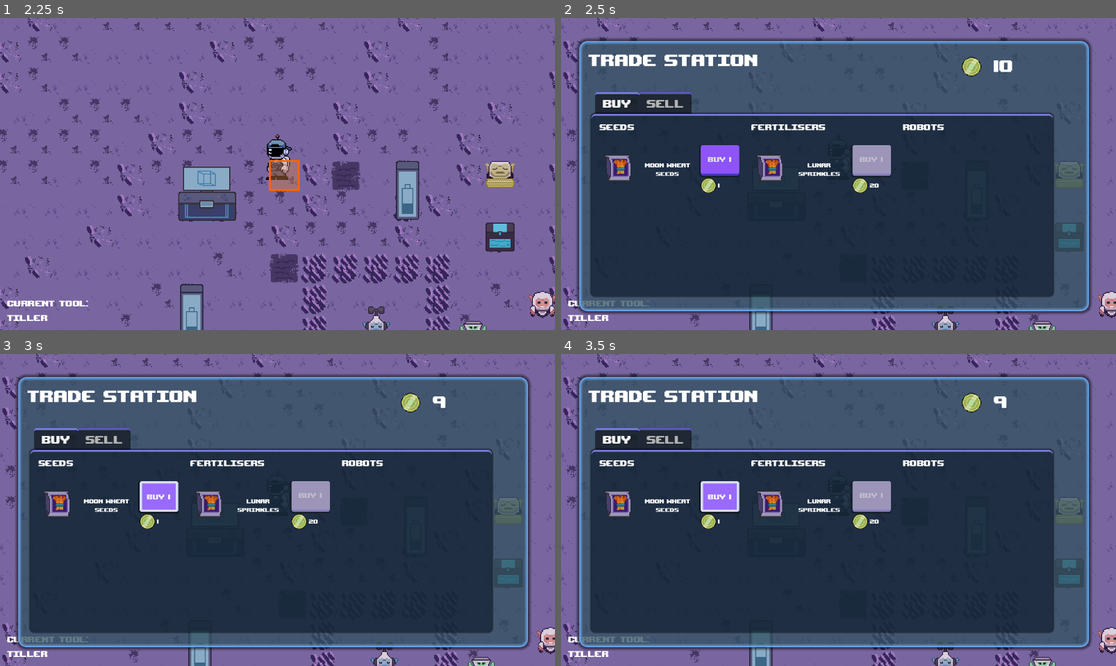
Above: before the commit, frames 1-4 (two rows, left to right).
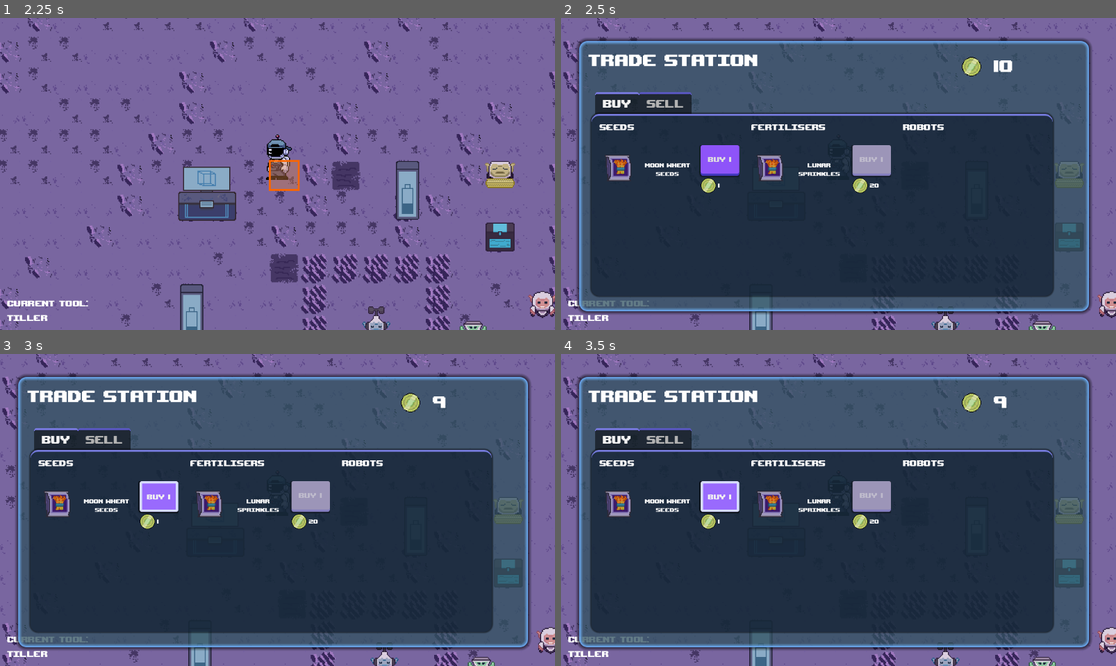
Above: after the commit, the same moments.

Repository: DevFTB/Moonbeam-Meadows
Game: Godot game, scene res://Level/moon.tscn
The game is run twice, just before and just after one commit, with the same random seed, the same clock (stepped at 60 frames per second) and the same inputs.
Inputs (mouse positions are in pixels of both pictures, inside the frame that each line leads up to):
- Up to frame 1 (2.25 s): tap Enter at 0.5 s; move the mouse to (249, 236) at 0.52 s; hold W (move_up) 0.53-1.25 s; hold E (interact) 0.53-1.25 s; click (249, 236) at 0.67 s; drag from (444, 220) to (166, 317) at 1.27 s; tap Space at 2 s; move the mouse to (111, 127) at 2.02 s; hold A (move_left) from 2.03 s (still down); hold F (pickup) from 2.03 s (still down)
- Up to frame 2 (2.5 s): keep holding A (move_left); keep holding F (pickup); tap E (interact) at 2.3 s
- Up to frame 3 (3 s): release A (move_left) at 2.75 s; release F (pickup) at 2.75 s; click "Buy 1" at 2.75 s
- Up to frame 4 (3.5 s): no input

Frame 1 is identical in both runs. In frame 2, less than 0.1% of the frame differs, in the area x 5-89%, y 30-90%; in frame 3, less than 0.1%; in frame 4, less than 0.1%.

Commit message:
improved ui

Diff:
--- a/GUI/InventoryButtonList.gd
+++ b/GUI/InventoryButtonList.gd
@@ -1,8 +1,9 @@
 extends VBoxContainer
 
 @export var inventory : InventoryComponent
+@export var interactable = true
+var list_tile_scene = preload("res://GUI/item_list_button_tile.tscn")
 
-var list_tile_scene = preload("res://GUI/item_list_button_tile.tscn")
 
 signal button_pressed(item: InventoryItem, amount :int)
 func set_inventory(new_inventory : InventoryComponent):
@@ -22,10 +23,14 @@
 	for child in get_children():
 		child.queue_free()
 
+	if inventory.get_amount_of_unique_items() == 0: hide()
+	else: show()
+
 	for item in inventory.inventory.keys():
 		var list_tile = list_tile_scene.instantiate()
 		list_tile.set_item(item, inventory.inventory[item])
 		list_tile.connect_to_button(on_button_pressed)
+		list_tile.interactable = interactable
 		add_child(list_tile)
 	pass
 
--- /dev/null
+++ b/GUI/MultiInventoryButtonLIst.gd
@@ -0,0 +1,35 @@
+extends VBoxContainer
+
+@export var inventories = []
+var _inventories = {}
+
+@export var interactable = true
+
+var inventory_button_list = preload("res://GUI/inventory_button_list.tscn")
+
+signal item_selected(item : InventoryItem, amount : int)
+
+func _ready():
+	set_inventories(inventories.map(func(x): return get_node(x)))
+func update_gui():
+	for child in get_children():
+		remove_child(child)
+		child.queue_free()
+
+	for it in _inventories.keys():
+		var inventory = _inventories[it]
+		var new_button_list = inventory_button_list.instantiate() as Control
+		new_button_list.interactable = interactable
+		new_button_list.size_flags_vertical = Control.SIZE_SHRINK_BEGIN
+		new_button_list.set_inventory(inventory)
+		new_button_list.button_pressed.connect(on_item_selected)
+		add_child(new_button_list)
+
+func set_inventories(new_inventories : Array):
+	for inv in new_inventories:
+		_inventories[inv.inventory_type] = inv
+	update_gui()
+
+func on_item_selected(item : InventoryItem, amount :int) -> void:
+	item_selected.emit(item, amount)
+	pass
--- a/GUI/gui_theme.tres
+++ b/GUI/gui_theme.tres
@@ -120,10 +120,10 @@
 bg_color = Color(0.247059, 0.482353, 0.843137, 0.129412)
 border_width_top = 4
 border_color = Color(0.461278, 0.480829, 0.868097, 1)
-corner_radius_top_left = 8
-corner_radius_top_right = 8
-corner_radius_bottom_right = 8
-corner_radius_bottom_left = 8
+corner_radius_top_left = 16
+corner_radius_top_right = 16
+corner_radius_bottom_right = 16
+corner_radius_bottom_left = 16
 shadow_size = 4
 
 [sub_resource type="StyleBoxFlat" id="StyleBoxFlat_5yyqj"]
--- a/Level/Quests/QuestGUI.gd
+++ b/Level/Quests/QuestGUI.gd
@@ -41,7 +41,7 @@
 	quest = null
 
 	$Panel/VBoxContainer.visible = false
-	$Panel.modulate = no_quest_colour
+	$Panel.self_modulate = no_quest_colour
 
 
 	pass
--- a/Level/Quests/QuestsGUI.gd
+++ b/Level/Quests/QuestsGUI.gd
@@ -6,7 +6,8 @@
 
 const QuestGUI = preload("res://Level/Quests/QuestGUI.gd")
 
-@onready var quest_boxes = $HBoxContainer.get_children()
+@export var quest_box_parent : Control
+@onready var quest_boxes = quest_box_parent.get_children()
 # Called when the node enters the scene tree for the first time.
 func _ready():
 	quest_manager.active_quests_updated.connect(_on_active_quests_updated)
--- a/Level/moon.tscn
+++ b/Level/moon.tscn
@@ -17,7 +17,6 @@
 [ext_resource type="Script" path="res://GUI/PhoneGUI.gd" id="9_kceb6"]
 [ext_resource type="Texture2D" uid="uid://j0e4jncrtuqr" path="res://Level/DepositBox/deposit_box.png" id="10_16se4"]
 [ext_resource type="Resource" uid="uid://cjkxor4b8jp5h" path="res://Level/Crops/Resources/item_moon_wheat_seeds.tres" id="10_bgtt6"]
-[ext_resource type="Script" path="res://GUI/InventoryGUI.gd" id="10_u7prv"]
 [ext_resource type="Texture2D" uid="uid://duwmw3oitb6i5" path="res://GUI/selection_marker.png" id="11_8edbx"]
 [ext_resource type="Script" path="res://Level/Quests/QuestsGUI.gd" id="11_725wh"]
 [ext_resource type="Texture2D" uid="uid://c46lapoj3kgt8" path="res://Level/Currency/unicoin_sprite.png" id="11_736ha"]
@@ -43,6 +42,7 @@
 [ext_resource type="LabelSettings" uid="uid://ct0g454548ged" path="res://GUI/heading1_label_settings.tscn.tres" id="28_boey7"]
 [ext_resource type="Script" path="res://GUI/DepositBoxGUI.gd" id="28_lgf16"]
 [ext_resource type="Script" path="res://GUI/EnergyStationEnergyGUI.gd" id="29_0m65b"]
+[ext_resource type="Script" path="res://GUI/MultiInventoryButtonLIst.gd" id="29_48v5m"]
 [ext_resource type="Resource" uid="uid://bhgci1lelg6mr" path="res://Robots/WateringRobot/water_robot_resource.tres" id="30_acke8"]
 [ext_resource type="Script" path="res://GUI/RobotDescriptionLabel.gd" id="34_34xvq"]
 [ext_resource type="PackedScene" uid="uid://ddf6vsbhvrf" path="res://Robots/HarvestingRobot/harvesting_robot.tscn" id="35_42xdg"]
@@ -474,100 +474,27 @@
 grow_vertical = 2
 script = ExtResource("9_kceb6")
 
-[node name="Inventory" type="Control" parent="CanvasLayer/GUI/OverscreenUI/PhoneGUI"]
-layout_mode = 2
-
-[node name="Label" type="Label" parent="CanvasLayer/GUI/OverscreenUI/PhoneGUI/Inventory"]
-layout_mode = 1
-offset_left = 55.0
-offset_top = 14.0
-offset_right = 279.0
-offset_bottom = 84.0
+[node name="Inventory" type="MarginContainer" parent="CanvasLayer/GUI/OverscreenUI/PhoneGUI"]
+visible = false
+layout_mode = 2
+
+[node name="Inventory" type="VBoxContainer" parent="CanvasLayer/GUI/OverscreenUI/PhoneGUI/Inventory"]
+layout_mode = 2
+
+[node name="HBoxContainer" type="HBoxContainer" parent="CanvasLayer/GUI/OverscreenUI/PhoneGUI/Inventory/Inventory"]
+layout_mode = 2
+
+[node name="Label" type="Label" parent="CanvasLayer/GUI/OverscreenUI/PhoneGUI/Inventory/Inventory/HBoxContainer"]
+layout_mode = 2
+size_flags_horizontal = 3
 text = "Inventory"
 label_settings = SubResource("LabelSettings_qaotf")
 
-[node name="InventorySections" type="HBoxContainer" parent="CanvasLayer/GUI/OverscreenUI/PhoneGUI/Inventory"]
-layout_mode = 1
-anchors_preset = 15
-anchor_right = 1.0
-anchor_bottom = 1.0
-offset_left = 61.0
-offset_top = 103.0
-offset_right = -55.0
-offset_bottom = -25.0
-grow_horizontal = 2
-grow_vertical = 2
-
-[node name="VBoxContainer" type="VBoxContainer" parent="CanvasLayer/GUI/OverscreenUI/PhoneGUI/Inventory/InventorySections"]
-layout_mode = 2
-size_flags_horizontal = 3
-
-[node name="Label" type="Label" parent="CanvasLayer/GUI/OverscreenUI/PhoneGUI/Inventory/InventorySections/VBoxContainer"]
-layout_mode = 2
-text = "Seeds
-"
-
-[node name="Label2" type="Label" parent="CanvasLayer/GUI/OverscreenUI/PhoneGUI/Inventory/InventorySections/VBoxContainer" node_paths=PackedStringArray("inventory")]
-layout_mode = 2
-size_flags_vertical = 2
-script = ExtResource("10_u7prv")
-inventory = NodePath("../../../../../../../../Player/SeedInventory")
-
-[node name="VBoxContainer2" type="VBoxContainer" parent="CanvasLayer/GUI/OverscreenUI/PhoneGUI/Inventory/InventorySections"]
-layout_mode = 2
-size_flags_horizontal = 3
-
-[node name="Label" type="Label" parent="CanvasLayer/GUI/OverscreenUI/PhoneGUI/Inventory/InventorySections/VBoxContainer2"]
-layout_mode = 2
-text = "Produce"
-
-[node name="Label2" type="Label" parent="CanvasLayer/GUI/OverscreenUI/PhoneGUI/Inventory/InventorySections/VBoxContainer2" node_paths=PackedStringArray("inventory")]
-layout_mode = 2
-size_flags_vertical = 2
-script = ExtResource("10_u7prv")
-inventory = NodePath("../../../../../../../../Player/ProduceInventory")
-
-[node name="VBoxContainer3" type="VBoxContainer" parent="CanvasLayer/GUI/OverscreenUI/PhoneGUI/Inventory/InventorySections"]
-layout_mode = 2
-size_flags_horizontal = 3
-
-[node name="Label" type="Label" parent="CanvasLayer/GUI/OverscreenUI/PhoneGUI/Inventory/InventorySections/VBoxContainer3"]
-layout_mode = 2
-text = "Fertiliser"
-
-[node name="Label3" type="Label" parent="CanvasLayer/GUI/OverscreenUI/PhoneGUI/Inventory/InventorySections/VBoxContainer3" node_paths=PackedStringArray("inventory")]
-layout_mode = 2
-size_flags_vertical = 2
-script = ExtResource("10_u7prv")
-inventory = NodePath("../../../../../../../../Player/FertiliserInventory")
-
-[node name="VBoxContainer5" type="VBoxContainer" parent="CanvasLayer/GUI/OverscreenUI/PhoneGUI/Inventory/InventorySections"]
-layout_mode = 2
-size_flags_horizontal = 3
-
-[node name="Label" type="Label" parent="CanvasLayer/GUI/OverscreenUI/PhoneGUI/Inventory/InventorySections/VBoxContainer5"]
-layout_mode = 2
-text = "Robots
-"
-
-[node name="Label3" type="Label" parent="CanvasLayer/GUI/OverscreenUI/PhoneGUI/Inventory/InventorySections/VBoxContainer5" node_paths=PackedStringArray("inventory")]
-layout_mode = 2
-size_flags_vertical = 2
-script = ExtResource("10_u7prv")
-inventory = NodePath("../../../../../../../../Player/RobotInventory")
-
-[node name="Control" type="Control" parent="CanvasLayer/GUI/OverscreenUI/PhoneGUI/Inventory"]
-layout_mode = 1
-anchors_preset = 1
-anchor_left = 1.0
-anchor_right = 1.0
-offset_left = -264.0
-offset_top = 21.0
-offset_right = -18.0
-offset_bottom = 85.0
-grow_horizontal = 0
-
-[node name="TextureRect" type="TextureRect" parent="CanvasLayer/GUI/OverscreenUI/PhoneGUI/Inventory/Control"]
+[node name="Control" type="Control" parent="CanvasLayer/GUI/OverscreenUI/PhoneGUI/Inventory/Inventory/HBoxContainer"]
+custom_minimum_size = Vector2(260, 0)
+layout_mode = 2
+
+[node name="TextureRect" type="TextureRect" parent="CanvasLayer/GUI/OverscreenUI/PhoneGUI/Inventory/Inventory/HBoxContainer/Control"]
 layout_mode = 1
 anchors_preset = 4
 anchor_top = 0.5
@@ -578,7 +505,7 @@
 grow_vertical = 2
 texture = ExtResource("11_736ha")
 
-[node name="Label" type="Label" parent="CanvasLayer/GUI/OverscreenUI/PhoneGUI/Inventory/Control" node_paths=PackedStringArray("currency_manager")]
+[node name="Label" type="Label" parent="CanvasLayer/GUI/OverscreenUI/PhoneGUI/Inventory/Inventory/HBoxContainer/Control" node_paths=PackedStringArray("currency_manager")]
 layout_mode = 1
 anchors_preset = 6
 anchor_left = 1.0
@@ -593,45 +520,56 @@
 text = "100000"
 label_settings = SubResource("LabelSettings_0t5le")
 script = ExtResource("14_cssu7")
-currency_manager = NodePath("../../../../../../../CurrencyManager")
-
-[node name="Quests" type="Control" parent="CanvasLayer/GUI/OverscreenUI/PhoneGUI" node_paths=PackedStringArray("quest_manager")]
-visible = false
+currency_manager = NodePath("../../../../../../../../../CurrencyManager")
+
+[node name="ScrollContainer" type="ScrollContainer" parent="CanvasLayer/GUI/OverscreenUI/PhoneGUI/Inventory/Inventory"]
+layout_mode = 2
+size_flags_vertical = 3
+
+[node name="InventorySections" type="VBoxContainer" parent="CanvasLayer/GUI/OverscreenUI/PhoneGUI/Inventory/Inventory/ScrollContainer"]
+layout_mode = 2
+size_flags_horizontal = 3
+size_flags_vertical = 3
+script = ExtResource("29_48v5m")
+inventories = [NodePath("../../../../../../../../Player/SeedInventory"), NodePath("../../../../../../../../Player/ProduceInventory"), NodePath("../../../../../../../../Player/FertiliserInventory"), NodePath("../../../../../../../../Player/RobotInventory"), NodePath("../../../../../../../../Player/RobotUpgradeInventory")]
+interactable = false
+
+[node name="Quests" type="Control" parent="CanvasLayer/GUI/OverscreenUI/PhoneGUI" node_paths=PackedStringArray("quest_manager", "quest_box_parent")]
 layout_mode = 2
 script = ExtResource("11_725wh")
 quest_manager = NodePath("../../../../../QuestManager")
-
-[node name="Label" type="Label" parent="CanvasLayer/GUI/OverscreenUI/PhoneGUI/Quests"]
-layout_mode = 0
-offset_left = 55.0
-offset_top = 14.0
-offset_right = 279.0
-offset_bottom = 84.0
+quest_box_parent = NodePath("MarginContainer/VBoxContainer/HBoxContainer")
+
+[node name="MarginContainer" type="MarginContainer" parent="CanvasLayer/GUI/OverscreenUI/PhoneGUI/Quests"]
+layout_mode = 1
+anchors_preset = 15
+anchor_right = 1.0
+anchor_bottom = 1.0
+grow_horizontal = 2
+grow_vertical = 2
+
+[node name="VBoxContainer" type="VBoxContainer" parent="CanvasLayer/GUI/OverscreenUI/PhoneGUI/Quests/MarginContainer"]
+layout_mode = 2
+
+[node name="Label" type="Label" parent="CanvasLayer/GUI/OverscreenUI/PhoneGUI/Quests/MarginContainer/VBoxContainer"]
+layout_mode = 2
 text = "Quests"
 label_settings = SubResource("LabelSettings_qaotf")
 
-[node name="HBoxContainer" type="HBoxContainer" parent="CanvasLayer/GUI/OverscreenUI/PhoneGUI/Quests"]
-layout_mode = 1
-anchors_preset = 15
-anchor_right = 1.0
-anchor_bottom = 1.0
-offset_left = 58.0
-offset_top = 102.0
-offset_right = -43.0
-offset_bottom = -30.0
-grow_horizontal = 2
-grow_vertical = 2
-
-[node name="QuestDisplay1" parent="CanvasLayer/GUI/OverscreenUI/PhoneGUI/Quests/HBoxContainer" instance=ExtResource("12_nsnn6")]
-layout_mode = 2
-
-[node name="QuestDisplay2" parent="CanvasLayer/GUI/OverscreenUI/PhoneGUI/Quests/HBoxContainer" instance=ExtResource("12_nsnn6")]
-layout_mode = 2
-
-[node name="QuestDisplay3" parent="CanvasLayer/GUI/OverscreenUI/PhoneGUI/Quests/HBoxContainer" instance=ExtResource("12_nsnn6")]
-layout_mode = 2
-
-[node name="QuestDisplay4" parent="CanvasLayer/GUI/OverscreenUI/PhoneGUI/Quests/HBoxContainer" instance=ExtResource("12_nsnn6")]
+[node name="HBoxContainer" type="HBoxContainer" parent="CanvasLayer/GUI/OverscreenUI/PhoneGUI/Quests/MarginContainer/VBoxContainer"]
+layout_mode = 2
+size_flags_vertical = 3
+
+[node name="QuestDisplay1" parent="CanvasLayer/GUI/OverscreenUI/PhoneGUI/Quests/MarginContainer/VBoxContainer/HBoxContainer" instance=ExtResource("12_nsnn6")]
+layout_mode = 2
+
+[node name="QuestDisplay2" parent="CanvasLayer/GUI/OverscreenUI/PhoneGUI/Quests/MarginContainer/VBoxContainer/HBoxContainer" instance=ExtResource("12_nsnn6")]
+layout_mode = 2
+
+[node name="QuestDisplay3" parent="CanvasLayer/GUI/OverscreenUI/PhoneGUI/Quests/MarginContainer/VBoxContainer/HBoxContainer" instance=ExtResource("12_nsnn6")]
+layout_mode = 2
+
+[node name="QuestDisplay4" parent="CanvasLayer/GUI/OverscreenUI/PhoneGUI/Quests/MarginContainer/VBoxContainer/HBoxContainer" instance=ExtResource("12_nsnn6")]
 layout_mode = 2
 
 [node name="EnergyStationGUI" type="Control" parent="CanvasLayer/GUI/OverscreenUI" node_paths=PackedStringArray("path_editing_gui", "robot_upgrade_gui", "robot_details", "robot_inv_list", "identify_camera")]
